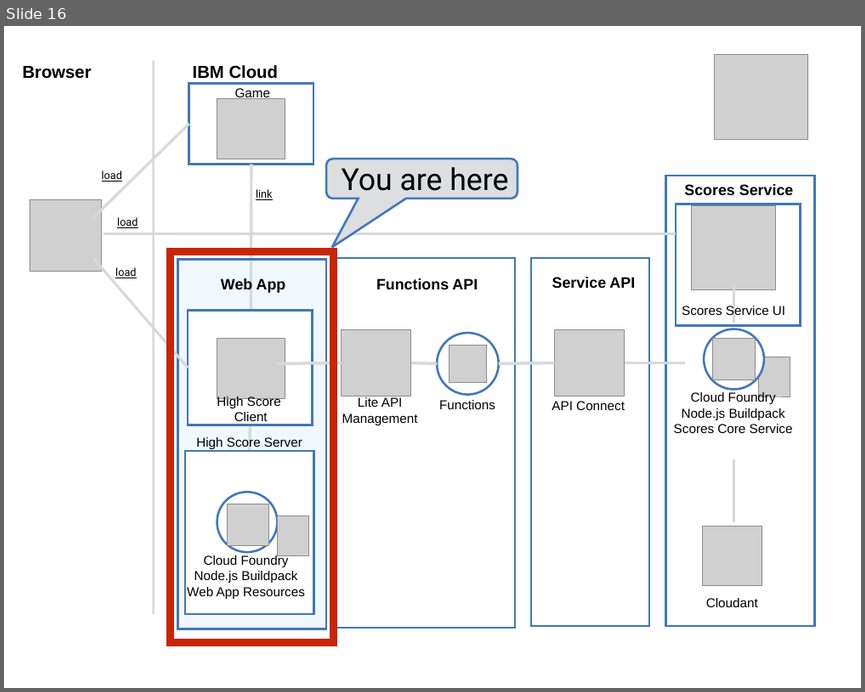
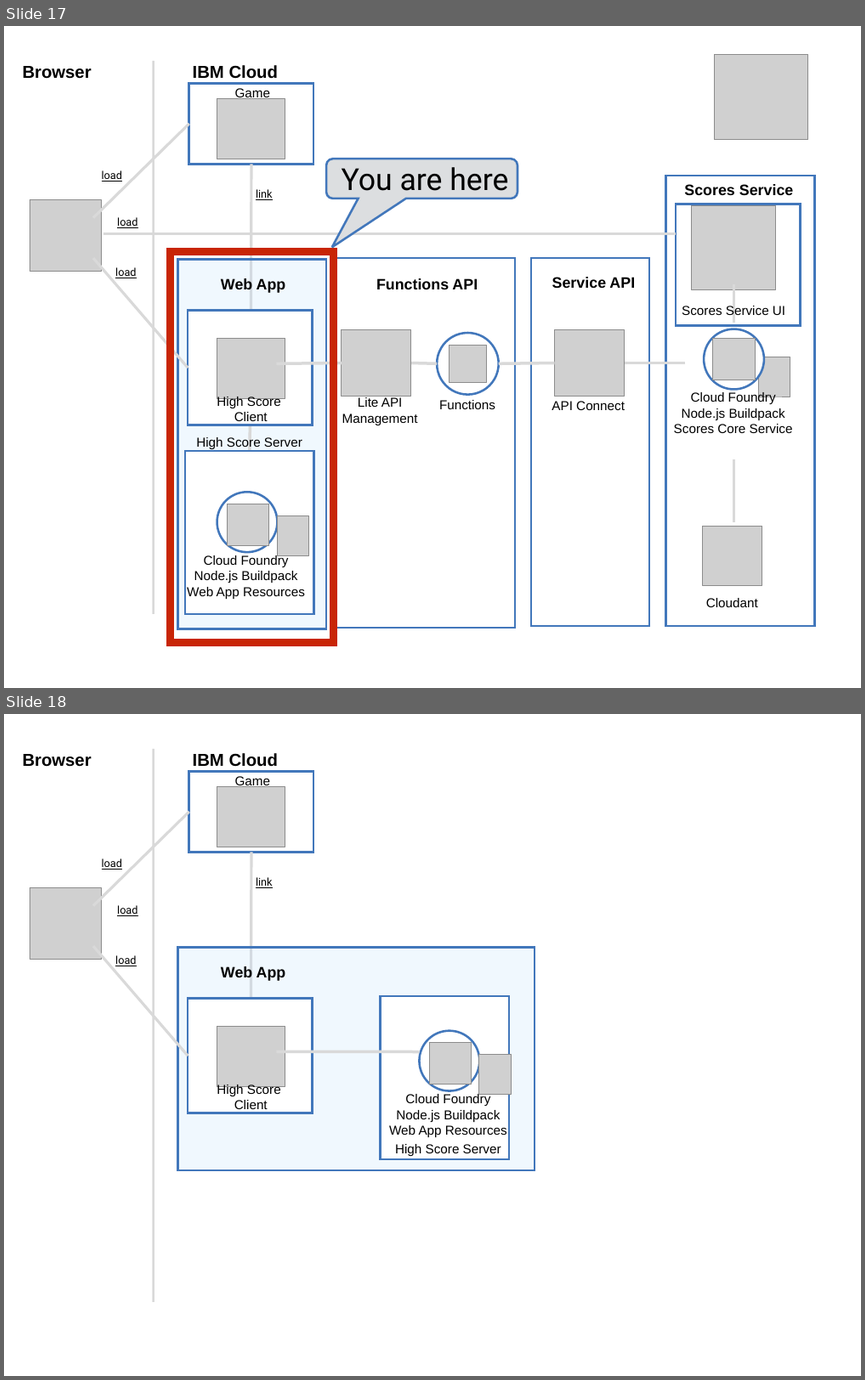
Before and after one commit to IBM/blue-cloud-mirror, a slide deck: images/architecture.pptx. Shown one above the other, each under a label of ours: slide 16 before the commit, slides 17 and 18 after it. The pictures are 865x692 and 865x1380 pixels, drawn with LibreOffice and Linux fonts; fonts in the diff are those of the drawing; grey boxes stand for pictures. Boxes give left, top, right and bottom in pixels: in the first picture for what was removed or moved away, otherwise in the second. Text is boxed around its words. In the diff, an @@ line names an element or a change of style, - is before the commit and + after.

Commit message:
- fix game vue reference msg - add to architure additional diagrams - add for the Kubernetes deployment additional variables in the .env-template - new configurations for different ymal files

```diff
--- a/images/architecture.pptx
+++ b/images/architecture.pptx
@@ slide 18 added at <box>4,714,861,1376</box>, background #FFFFFF @@
@@ text added at <box>23,754,92,767</box>, 16 pt, text #000000, bold @@
+Browser
@@ line added from (154, 1302) to (154, 749), #D9D9D9 2 pt @@
@@ text added at <box>193,753,278,767</box>, 16 pt, text #000000, bold @@
+IBM Cloud
@@ rectangle added at <box>189,772,314,853</box>, fill #FFFFFF, outline #4277BB 2 pt @@
@@ picture added at <box>216,787,285,847</box> @@
@@ text added at <box>235,776,271,787</box>, 12 pt, text #000000 @@
+Game
@@ line added from (93, 905) to (189, 812), #D9D9D9 2.5 pt @@
@@ text added at <box>102,858,122,870</box>, 10 pt, text #000000, underline @@
+load
@@ line added from (251, 852) to (250, 1026), #D9D9D9 2.5 pt @@
@@ picture added at <box>30,887,102,960</box> @@
@@ text added at <box>256,877,273,888</box>, 10 pt, text #000000, underline @@
+link
@@ text added at <box>117,905,137,916</box>, 10 pt, text #000000, underline @@
+load
@@ line added from (93, 946) to (188, 1056), #D9D9D9 2.5 pt @@
@@ text added at <box>115,955,136,966</box>, 10 pt, text #000000, underline @@
+load
@@ rectangle added at <box>177,948,534,1170</box>, fill #C1E1FE at 23% opacity, outline #4277BB 2 pt @@
@@ text added at <box>221,966,286,981</box>, 14 pt, text #000000, bold @@
+Web App
@@ rectangle added at <box>188,998,313,1113</box>, fill #FFFFFF, outline #4277BB 2 pt @@
@@ rectangle added at <box>381,996,509,1159</box>, fill #FFFFFF, outline #4277BB 2 pt @@
@@ picture added at <box>216,1026,285,1086</box> @@
@@ freeform shape added at <box>419,1031,479,1091</box>, fill #FFFFFF, outline #4277BB 2 pt @@
@@ picture added at <box>429,1043,472,1085</box> @@
@@ line added from (277, 1052) to (419, 1052), #D9D9D9 2.75 pt @@
@@ picture added at <box>479,1054,511,1094</box> @@
@@ text added at <box>216,1084,281,1113</box>, 12 pt, text #000000 @@
+High Score
+Client
@@ text added at <box>389,1093,507,1137</box>, 12 pt, text #000000 @@
+Cloud Foundry
+Node.js Buildpack
+Web App Resources
@@ text added at <box>395,1144,501,1156</box>, 12 pt, text #000000 @@
+High Score Server
@@ what was slide 16 is now slide 17 @@
```
Also in this commit, not shown: 1 other slide added, 6 other files.
